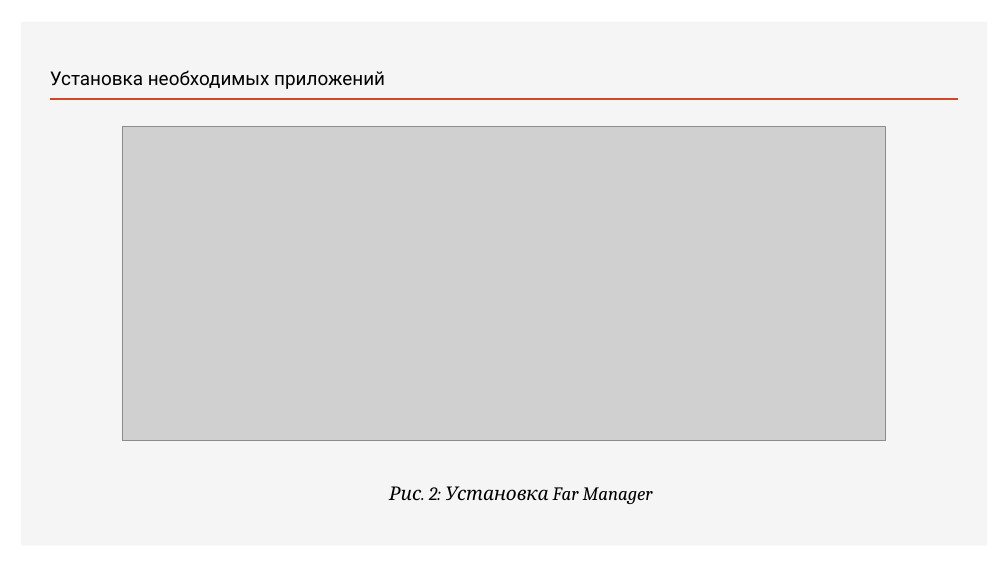
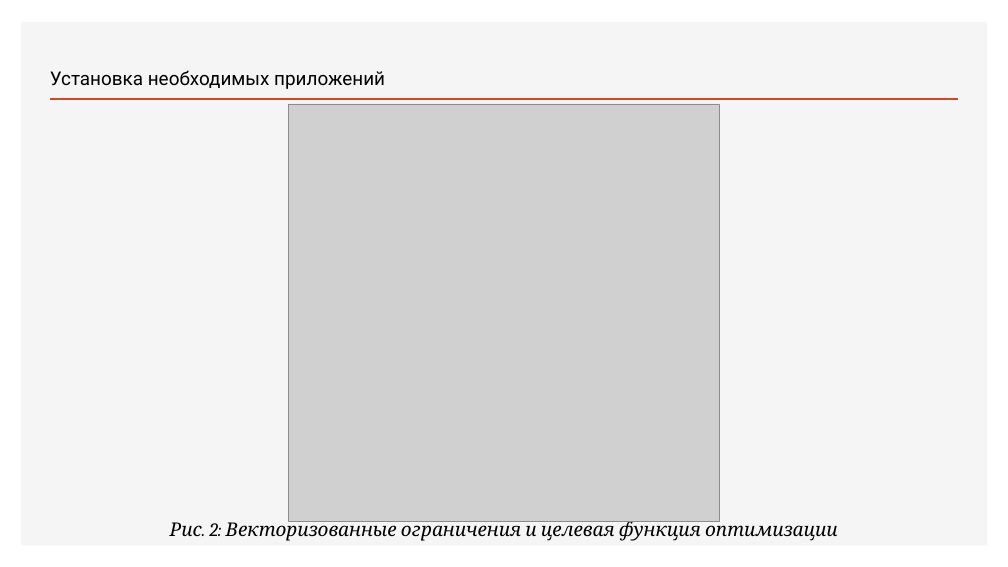
Before and after one commit to bulat-abubakarovich-isaev/K, a slide deck: slide 3 of lab8/presentation/presentation.pptx. Drawn at 1008x567 pixels with LibreOffice and Linux fonts; fonts in the diff are those of the drawing; grey boxes stand for pictures. Boxes give left, top, right and bottom in pixels: in the first picture for what was removed or moved away, otherwise in the second. Text is boxed around its words. In the diff, an @@ line names an element or a change of style, - is before the commit and + after.

```diff
--- a/lab8/presentation/presentation.pptx
+++ b/lab8/presentation/presentation.pptx
@@ picture added at (289, 104, 720, 522) @@
@@ picture removed at (123, 127, 886, 441) @@
@@ text at (170, 518, 838, 541): text changed @@
-Рис. 2: Установка Far Manager
+Рис. 2: Векторизованные ограничения и целевая функция оптимизации
```
Also in this commit, not shown: 3 other slides changed, 15 slides added, 13 slides removed, 3 other files.
